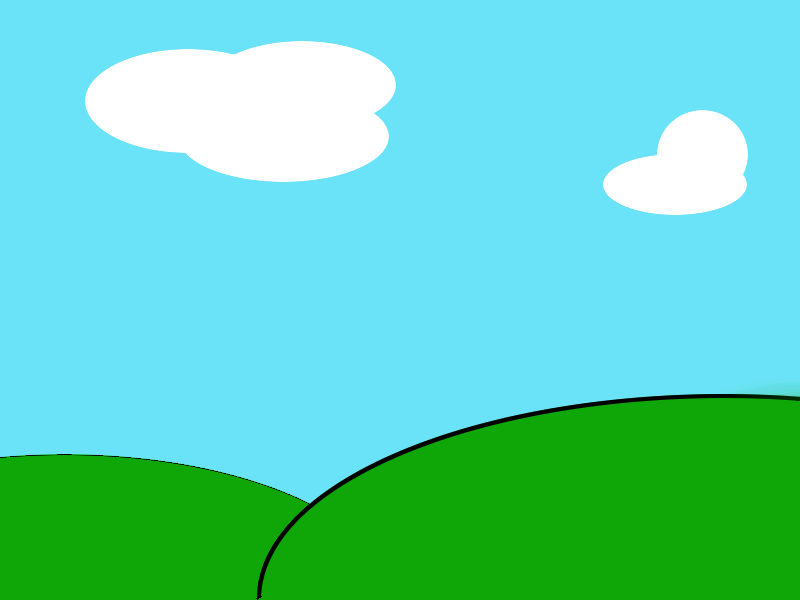
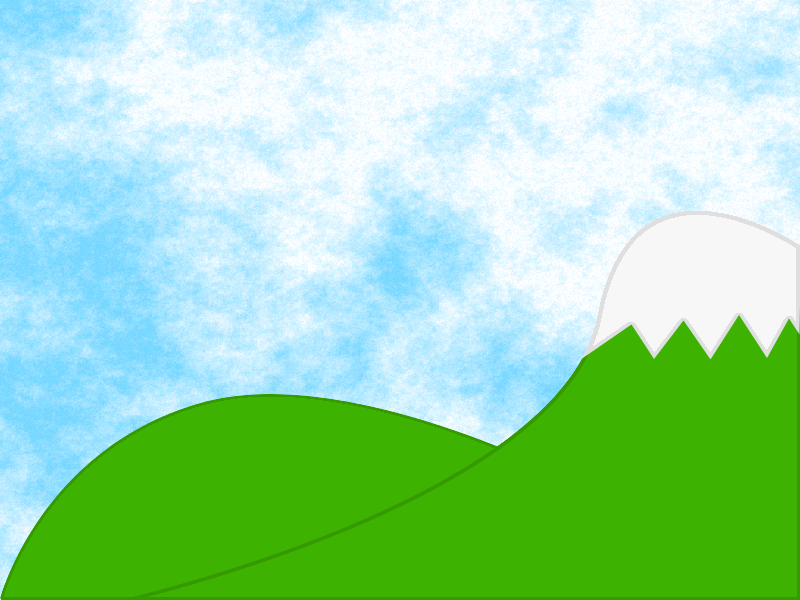
Comparing the layer stacks of the two w=800, h=600 images. Changes:
added layer "Layer #2" above "Layer #1" over (x1=582, y1=211, x2=800, y2=359)
added layer "Layer #1" above "Layer" over (x1=120, y1=211, x2=800, y2=600)
painted on "Layer" over (x1=0, y1=41, x2=800, y2=600)
added layer "Clouds" above "Background" over (x1=0, y1=0, x2=800, y2=600)
painted on "Background" over (x1=0, y1=0, x2=800, y2=600)
